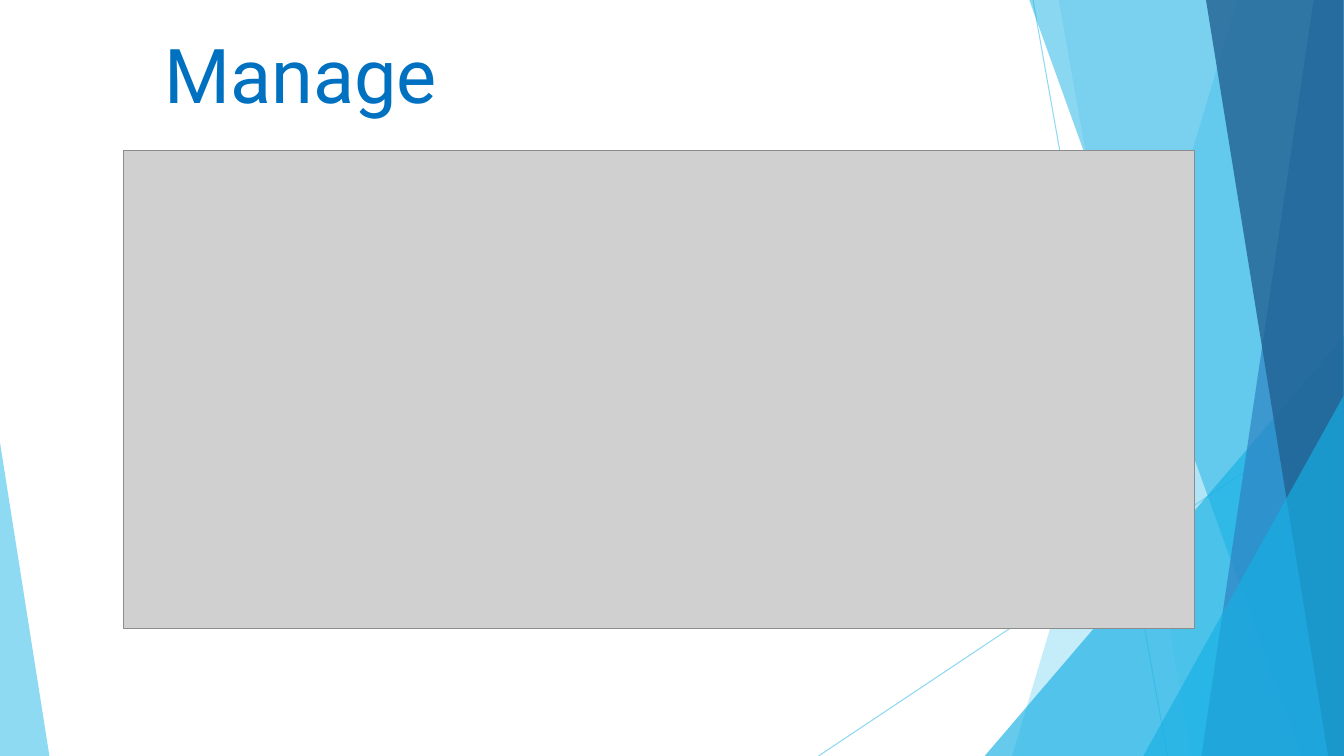
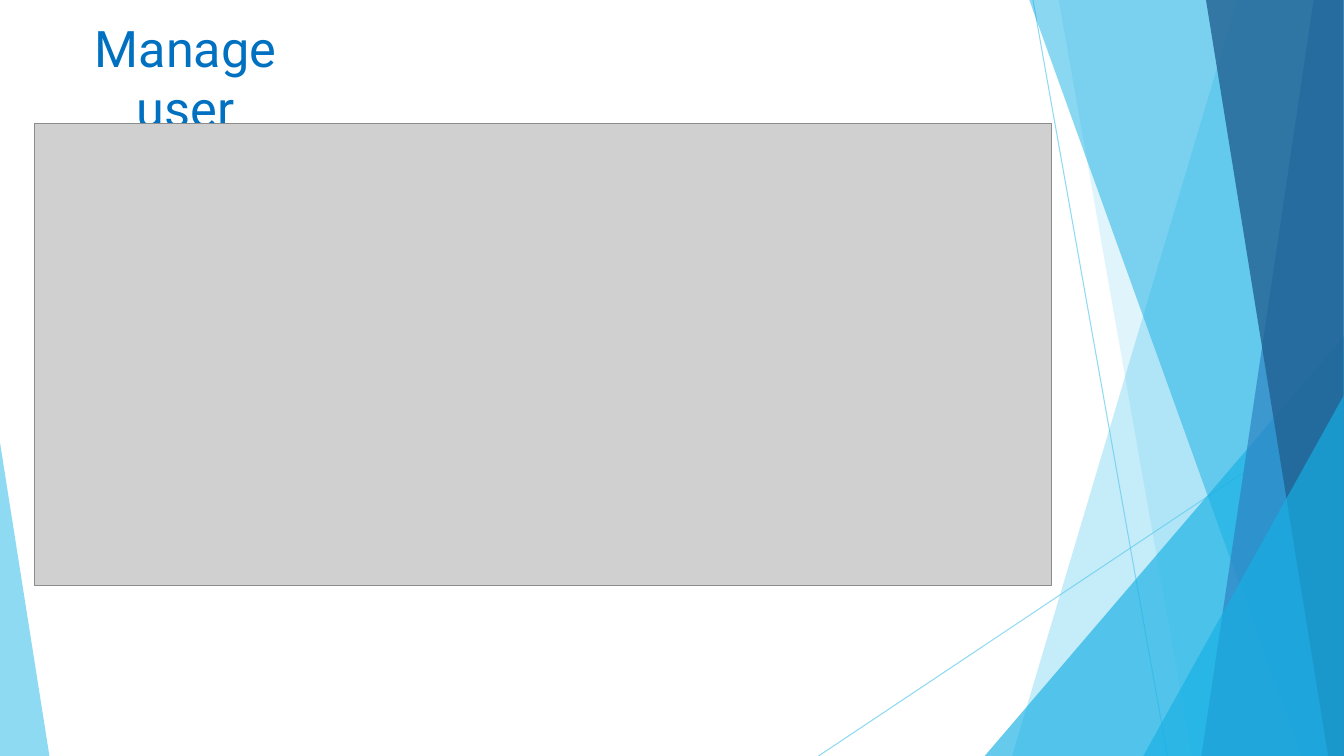
Before and after one commit to linhmimoza/Hospital_PortalExtra, a slide deck: slide 17 of Hospital.pptx (slide 16 before the commit). Drawn at 1344x756 pixels with LibreOffice and Linux fonts; fonts in the diff are those of the drawing; grey boxes stand for pictures. Boxes give left, top, right and bottom in pixels: in the first picture for what was removed or moved away, otherwise in the second. Text is boxed around its words. In the diff, an @@ line names an element or a change of style, - is before the commit and + after.

```diff
--- a/Hospital.pptx
+++ b/Hospital.pptx
@@ text "Manage user": place and size @@
-text "Manage user" at (165, 49, 437, 151)
+text "Manage user" at (95, 31, 276, 139)
@@ text "Manage user" at (95, 31, 276, 139): size 54 to 36 pt @@
@@ picture: place and size @@
-picture at (124, 150, 1195, 629)
+picture at (34, 124, 1052, 586)
```
Also in this commit, not shown: 3 other slides changed, 6 slides added, 1 slide removed, 8 other files.
